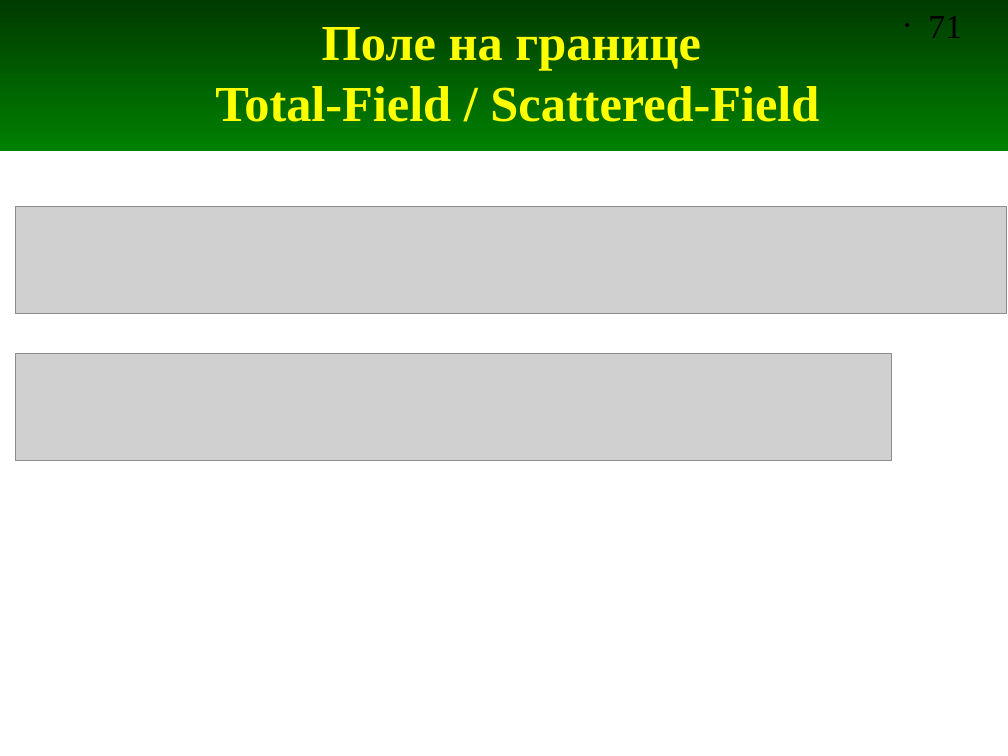
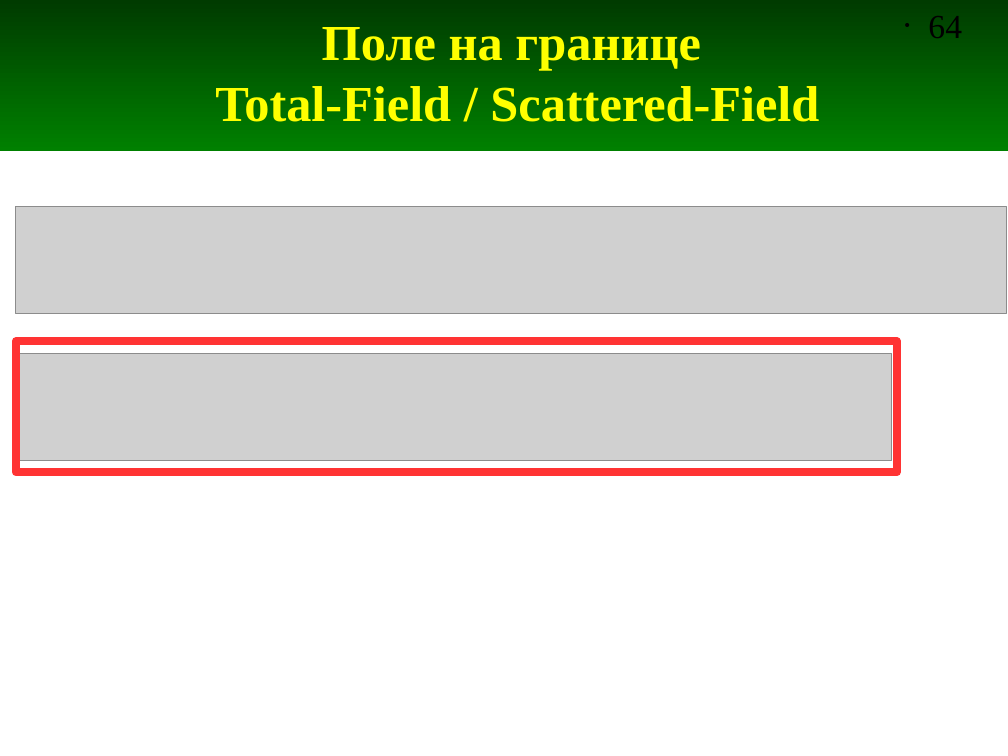
Before and after one commit to andris0147sv/modelling, a slide deck: slide 64 of presentations/2. FDTD.odp (slide 71 before the commit). Drawn at 1008x756 pixels with LibreOffice and Linux fonts; fonts in the diff are those of the drawing; grey boxes stand for pictures. Boxes give left, top, right and bottom in pixels: in the first picture for what was removed or moved away, otherwise in the second. Text is boxed around its words. In the diff, an @@ line names an element or a change of style, - is before the commit and + after.

```diff
--- a/presentations/2. FDTD.odp
+++ b/presentations/2. FDTD.odp
@@ page number at [928,16,962,38]: text changed @@
-• 71
+• 64
@@ rectangle added at [16,342,897,473], outline #FF3333 5.67 pt @@
```
Also in this commit, not shown: 10 other slides changed, 4 slides added, 1 slide removed, 9 other files.
